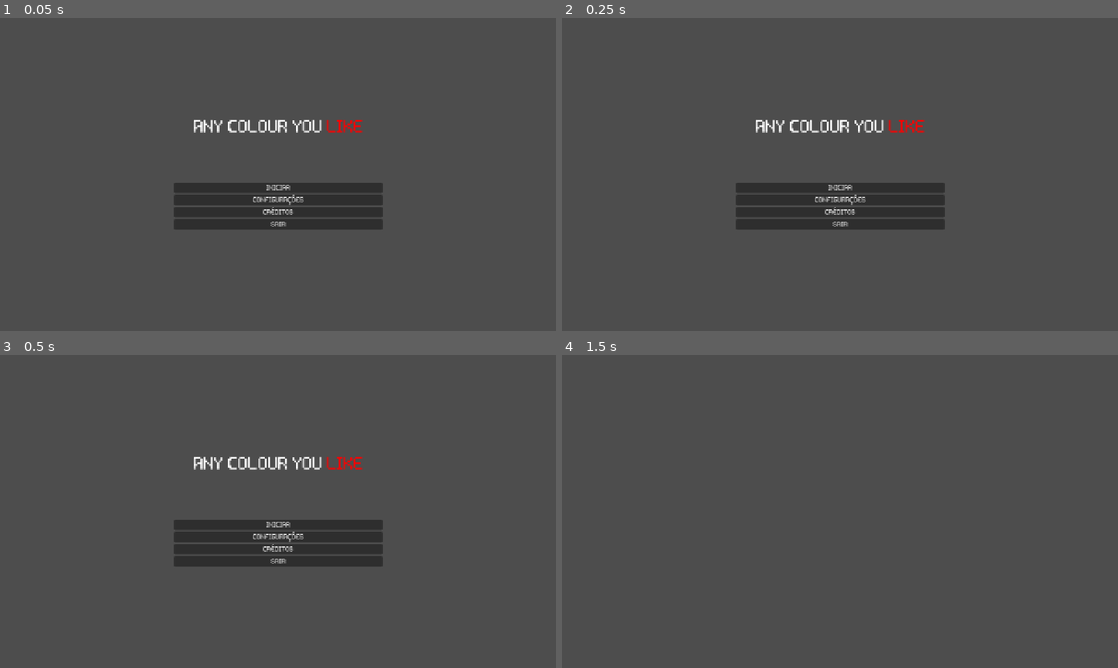
Above: before the commit, frames 1-4 (two rows, left to right).
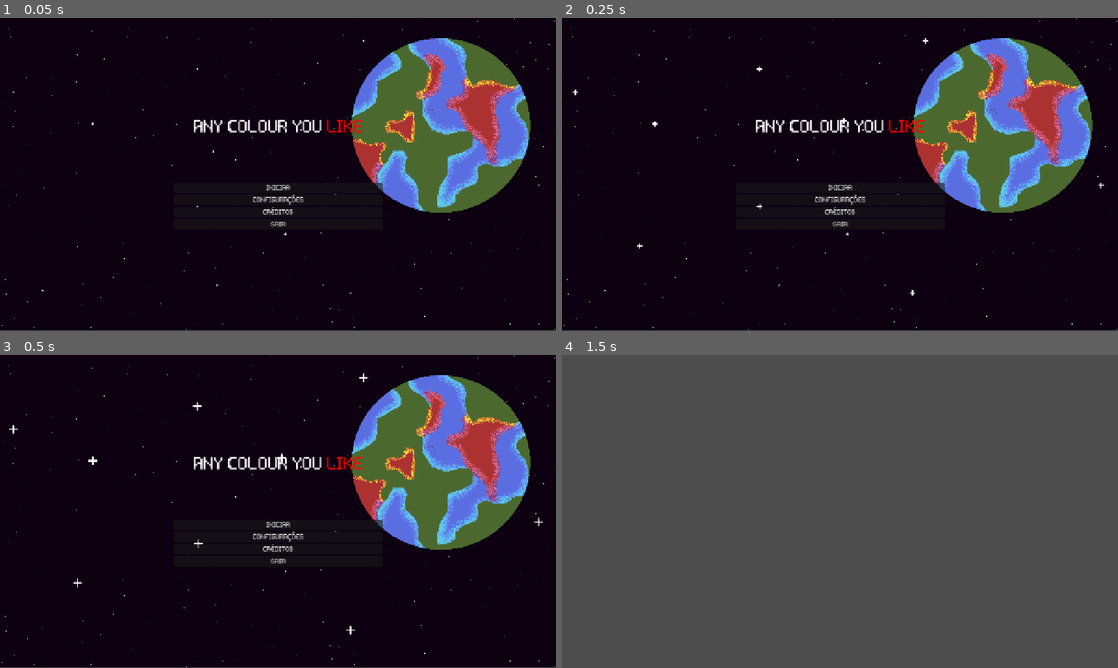
Above: after the commit, the same moments.

Repository: felipemarley/any_colour_you_like
Game: Godot game, scene res://scenes/main_menu.tscn
The game is run twice, just before and just after one commit, with the same random seed, the same clock (stepped at 60 frames per second) and the same inputs.
Inputs:
- Up to frame 1 (0.05 s): no input
- Up to frame 2 (0.25 s): no input
- Up to frame 3 (0.5 s): no input
- Up to frame 4 (1.5 s): click "INICIAR" at 0.5 s; tap Enter at 1.25 s

The runs differ from the first frame. In frame 1, 99% of the frame differs, in the area x 0-100%, y 0-100%; in frame 2, 99%; in frame 3, 99%; in frame 4, nothing differs.

Commit message:
feat: fundo do menu principal

Diff:
--- a/scenes/main_menu.tscn
+++ b/scenes/main_menu.tscn
@@ -1,10 +1,47 @@
-[gd_scene load_steps=7 format=3 uid="uid://c88jviheskobs"]
+[gd_scene load_steps=13 format=3 uid="uid://c88jviheskobs"]
 
 [ext_resource type="Script" uid="uid://bxx5k66m4c3lo" path="res://scripts/main_menu.gd" id="1_l6cm7"]
+[ext_resource type="Texture2D" uid="uid://dud7oishjscix" path="res://assets/background/espaco.png" id="2_8ln24"]
 [ext_resource type="Script" uid="uid://iovq3uat0b8h" path="res://scripts/audio_control.gd" id="2_bqqt6"]
 [ext_resource type="AudioStream" uid="uid://gqbplt82tnl5" path="res://assets/sounds/intro_space.wav" id="2_ekxnf"]
 [ext_resource type="AudioStream" uid="uid://bu3v3r120ytaw" path="res://assets/sounds/space-bass-loop.wav" id="4_wu84c"]
 
+[sub_resource type="AtlasTexture" id="AtlasTexture_8ln24"]
+atlas = ExtResource("2_8ln24")
+region = Rect2(0, 0, 1280, 720)
+
+[sub_resource type="AtlasTexture" id="AtlasTexture_rtw2f"]
+atlas = ExtResource("2_8ln24")
+region = Rect2(1280, 0, 1280, 720)
+
+[sub_resource type="AtlasTexture" id="AtlasTexture_oa1go"]
+atlas = ExtResource("2_8ln24")
+region = Rect2(2560, 0, 1280, 720)
+
+[sub_resource type="AtlasTexture" id="AtlasTexture_tbmy8"]
+atlas = ExtResource("2_8ln24")
+region = Rect2(3840, 0, 1280, 720)
+
+[sub_resource type="SpriteFrames" id="SpriteFrames_1ajci"]
+animations = [{
+"frames": [{
+"duration": 1.0,
+"texture": SubResource("AtlasTexture_8ln24")
+}, {
+"duration": 1.0,
+"texture": SubResource("AtlasTexture_rtw2f")
+}, {
+"duration": 1.0,
+"texture": SubResource("AtlasTexture_oa1go")
+}, {
+"duration": 1.0,
+"texture": SubResource("AtlasTexture_tbmy8")
+}],
+"loop": true,
+"name": &"default",
+"speed": 3.0
+}]
+
 [sub_resource type="StyleBoxLine" id="StyleBoxLine_ekxnf"]
 color = Color(1, 1, 1, 1)
 thickness = 4
@@ -21,6 +58,12 @@
 grow_horizontal = 2
 grow_vertical = 2
 script = ExtResource("1_l6cm7")
+
+[node name="AnimatedSprite2D" type="AnimatedSprite2D" parent="."]
+position = Vector2(640, 358)
+sprite_frames = SubResource("SpriteFrames_1ajci")
+autoplay = "default"
+frame_progress = 0.832272
 
 [node name="MarginContainer" type="MarginContainer" parent="."]
 layout_mode = 1
@@ -137,6 +180,7 @@
 vertical_alignment = 1
 
 [node name="bttn_voltar" type="Button" parent="painel_configuracoes"]
+layout_mode = 0
 offset_left = 481.0
 offset_top = 228.0
 offset_right = 606.0
Binary file added: assets/background/espaco.png
Not shown, added: assets/background/espaco.png.import
